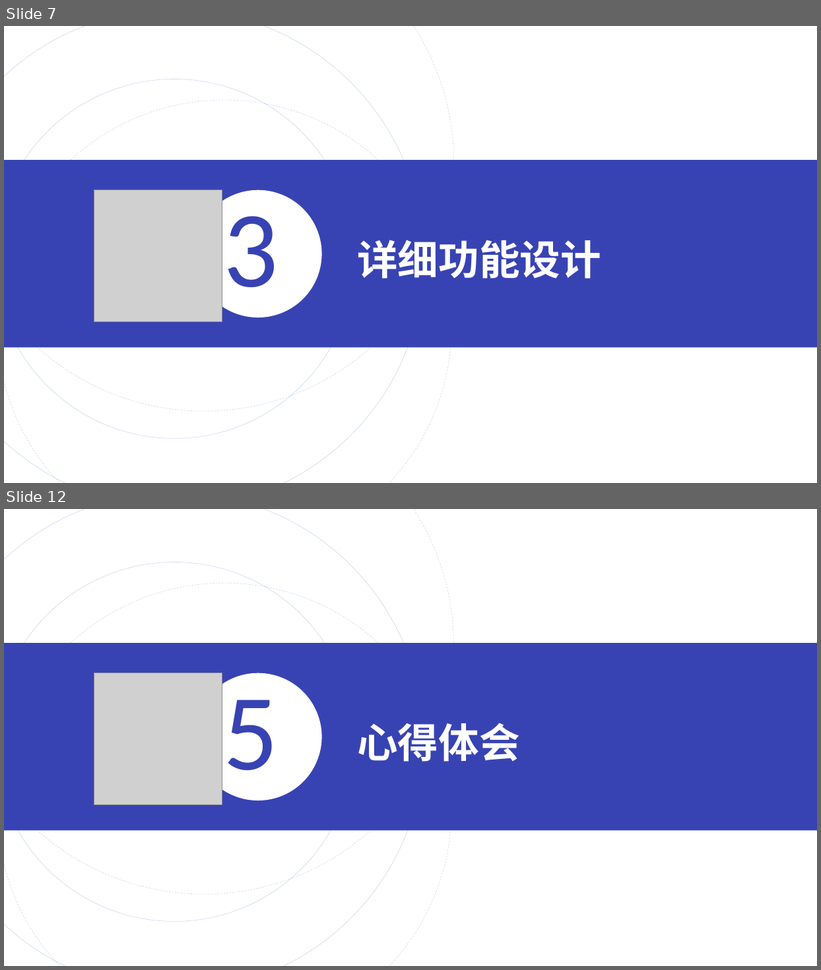
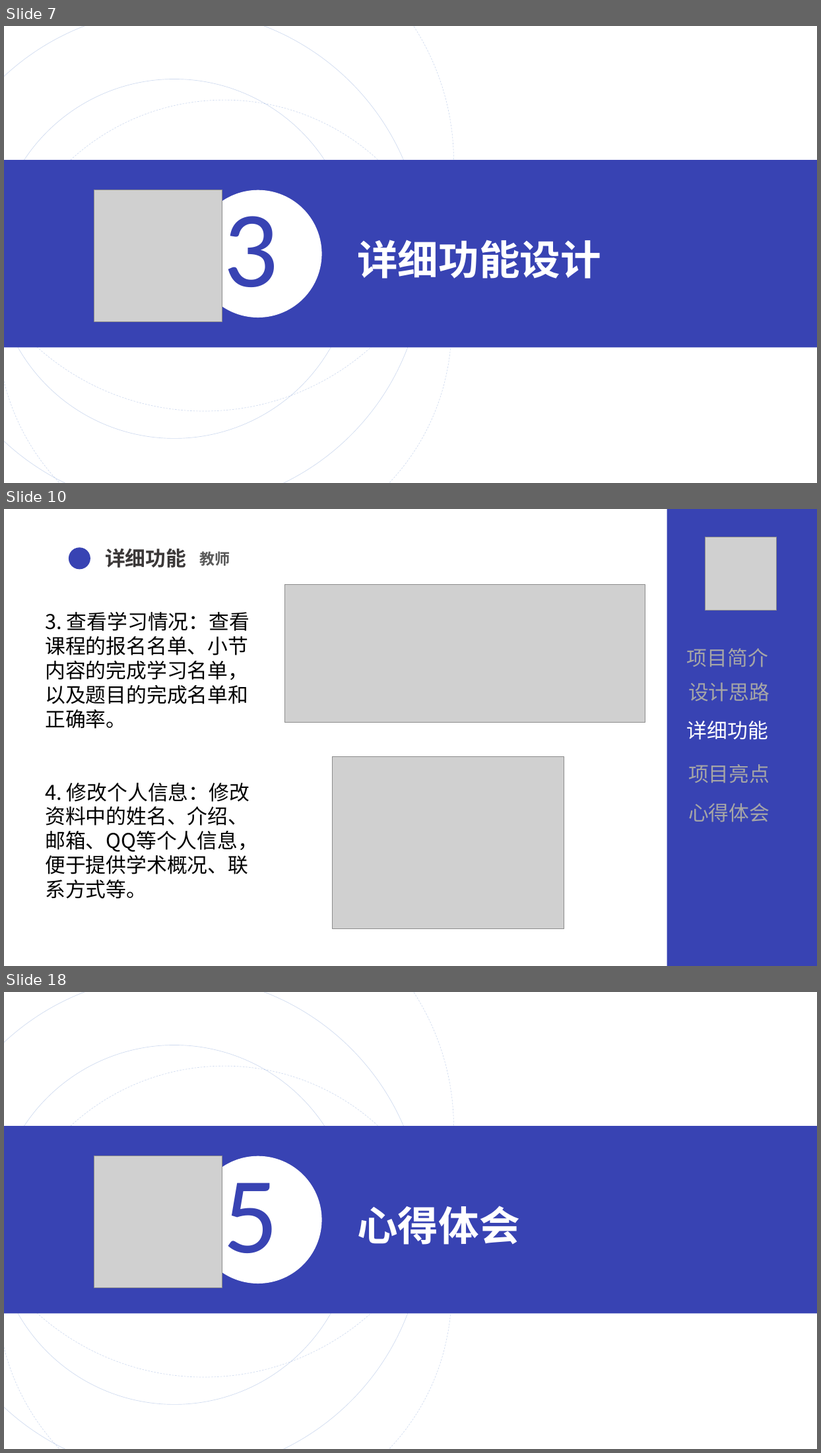
Before and after one commit to wang-kaopu/assignment, a slide deck: document/QG汇报.pptx. Shown one above the other, each under a label of ours: slides 7 and 12 before the commit, slides 7, 10 and 18 after it; the slides between them are not shown. The pictures are 821x970 and 821x1453 pixels, drawn with LibreOffice and Linux fonts; fonts in the diff are those of the drawing; grey boxes stand for pictures. Boxes give left, top, right and bottom in pixels: in the first picture for what was removed or moved away, otherwise in the second. Text is boxed around its words. In the diff, an @@ line names an element or a change of style, - is before the commit and + after.

Commit message:
refactor:修改PPT和项目文档

```diff
--- a/document/QG汇报.pptx
+++ b/document/QG汇报.pptx
@@ slide 10 added at (4, 509, 817, 966), background #FFFFFF @@
@@ rectangle added at (667, 509, 817, 966), fill #3843B3 @@
@@ ellipse added at (69, 547, 90, 569), fill #3843B3 @@
@@ picture added at (706, 537, 777, 611) @@
@@ text added at (105, 549, 186, 568), 24 pt, text #3B3838, bold @@
+详细功能
@@ text added at (200, 551, 230, 566), 18 pt, text #595959, bold @@
+教师
@@ picture added at (285, 585, 646, 722) @@
@@ text added at (45, 612, 258, 899), 24 pt, text #000000 @@
+3. 查看学习情况：查看课程的报名名单、小节内容的完成学习名单，以及题目的完成名单和正确率。
+4. 修改个人信息：修改资料中的姓名、介绍、邮箱、QQ等个人信息，便于提供学术概况、联系方式等。
@@ text added at (687, 648, 768, 667), 24 pt, text #A6A6A6 @@
+项目简介
@@ text added at (688, 683, 770, 702), 24 pt, text #A6A6A6 @@
+设计思路
@@ text added at (687, 721, 768, 740), 24 pt, text #FFFFFF @@
+详细功能
@@ picture added at (332, 757, 564, 929) @@
@@ text added at (688, 764, 770, 783), 24 pt, text #A6A6A6 @@
+项目亮点
@@ text added at (688, 803, 770, 823), 24 pt, text #A6A6A6 @@
+心得体会
@@ what was slide 12 is now slide 18 @@
```
Also in this commit, not shown: 9 slides changed, 5 other slides added, 1 other file.
